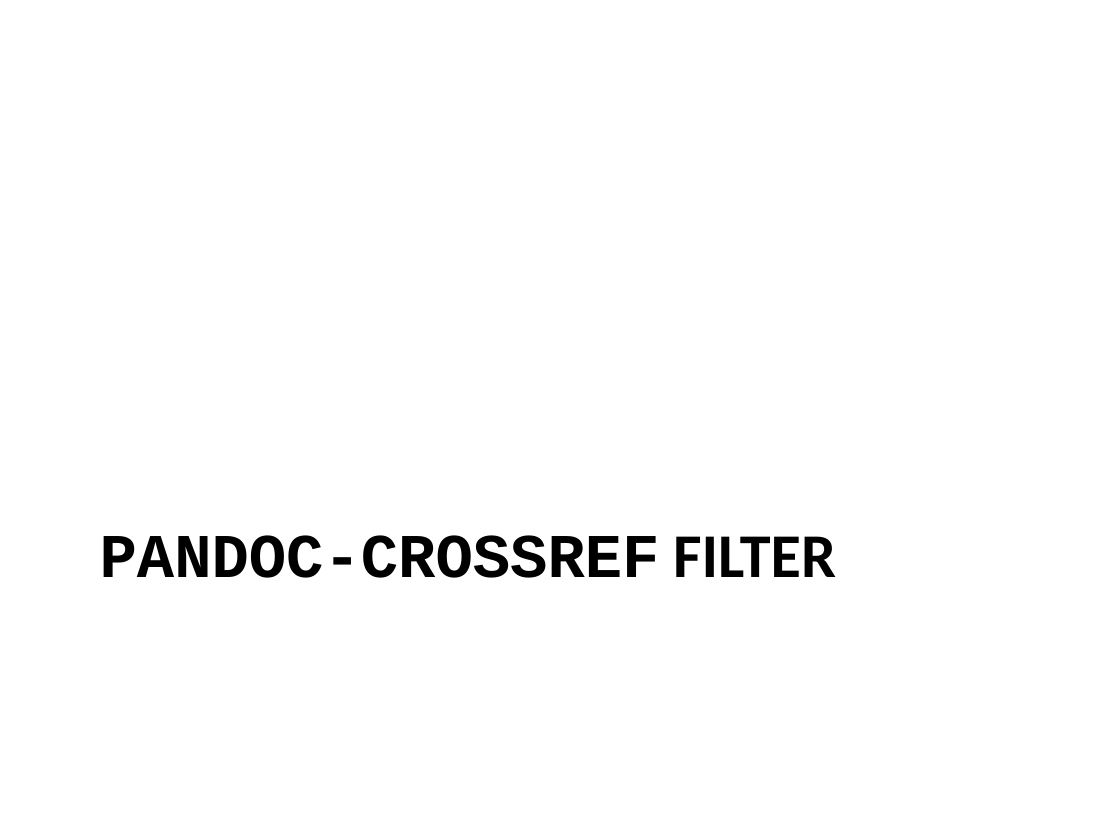
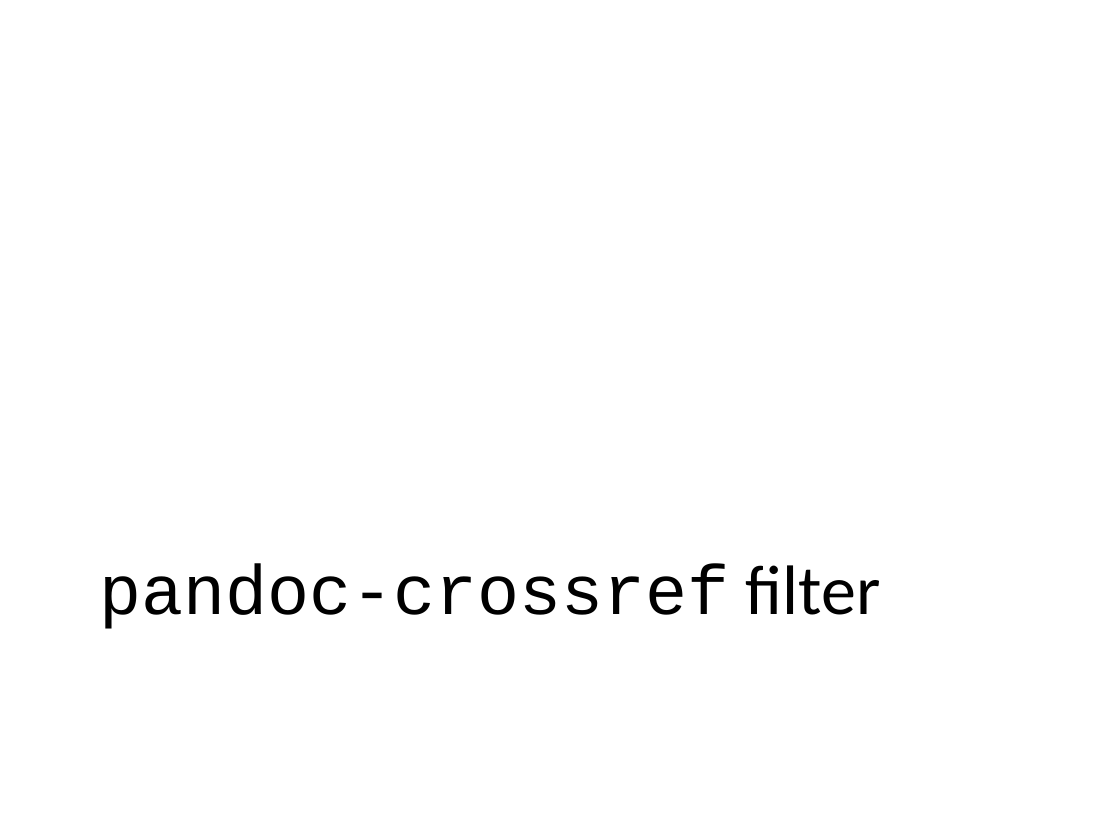
Before and after one commit to luk036/luk036.github.io, a slide deck: slide 19 of markdown/intro.pptx. Drawn at 1120x840 pixels with LibreOffice and Linux fonts; fonts in the diff are those of the drawing. Boxes give left, top, right and bottom in pixels: in the first picture for what was removed or moved away, otherwise in the second. Text is boxed around its words. In the diff, an @@ line names an element or a change of style, - is before the commit and + after.

```diff
--- a/markdown/intro.pptx
+++ b/markdown/intro.pptx
@@ title "pandoc-crossref filter" at (100,563,881,629): vertical alignment top to bottom @@
@@ title at (100,563,881,629): text changed; size 40 to 45 pt; bold off @@
-PANDOC-CROSSREF FILTER
+pandoc-crossref filter
```
Also in this commit, not shown: 27 other slides changed.
